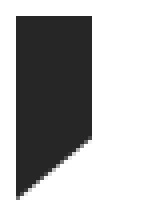
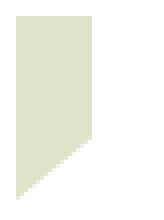
Layers edited between the first and the second 164 × 220 image:
pixels changed over [16, 16, 92, 200] (layer not identified)
